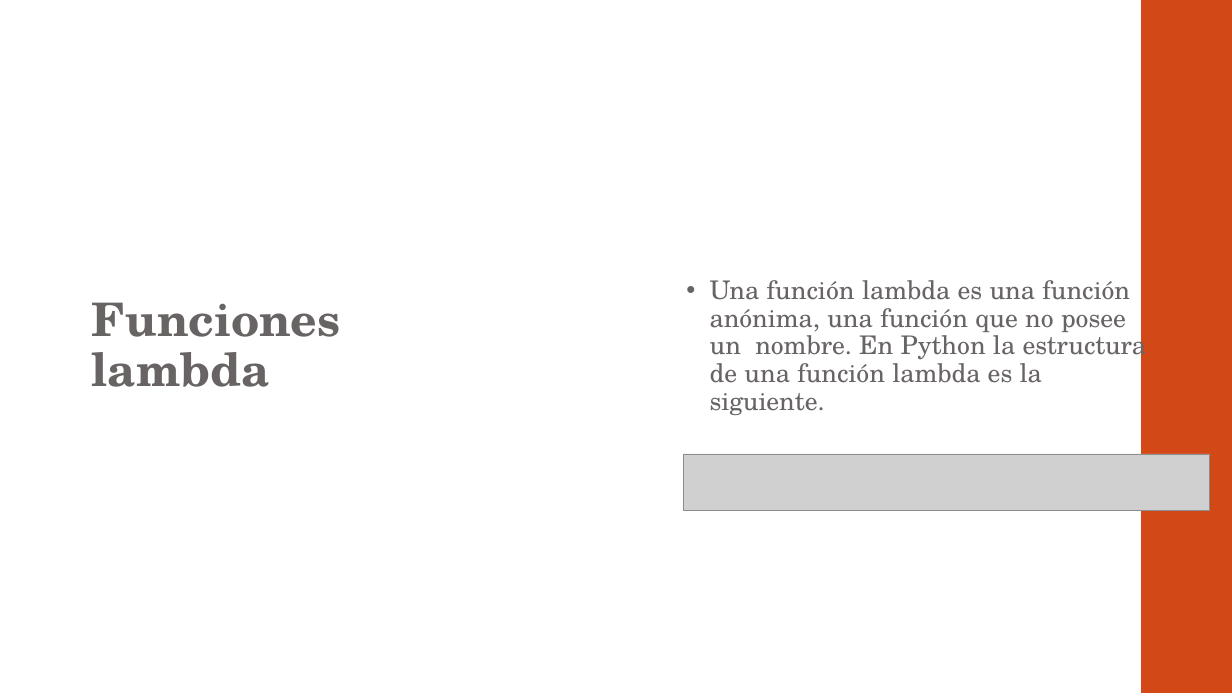
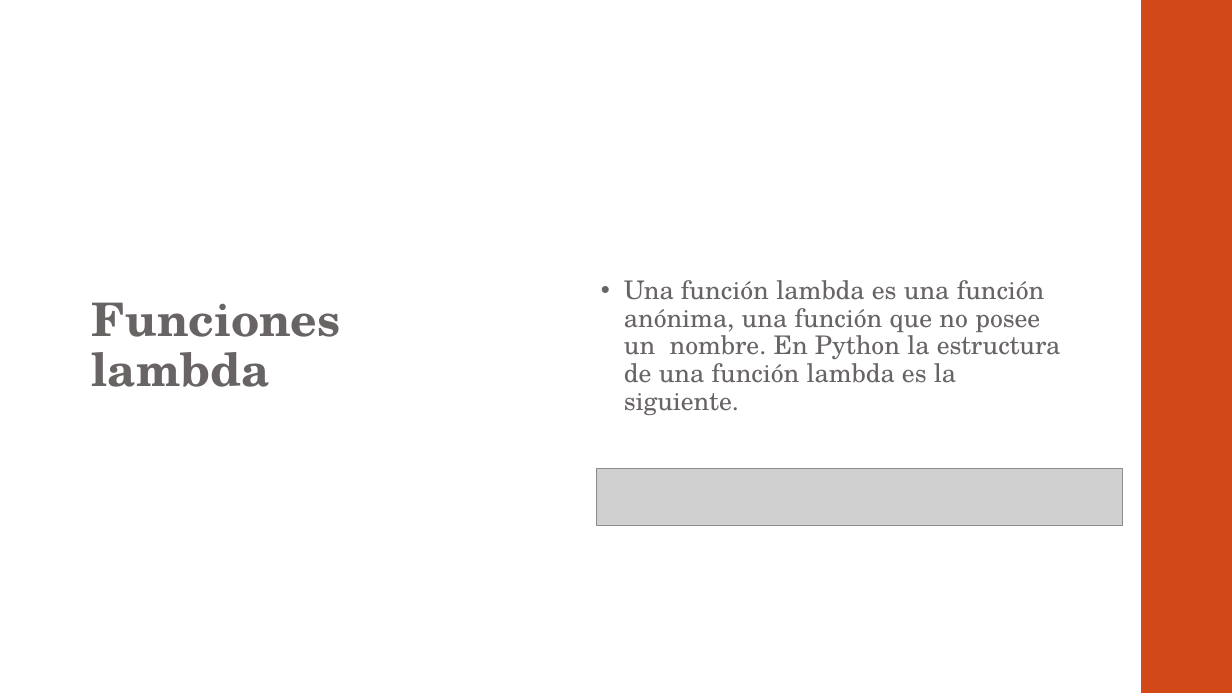
Before and after one commit to otrocarlosmartinez/AF-PYTHON, a slide deck: slide 55 of PRESENTACIÓN.pptx (slide 54 before the commit). Drawn at 1232x693 pixels with LibreOffice and Linux fonts; fonts in the diff are those of the drawing; grey boxes stand for pictures. Boxes give left, top, right and bottom in pixels: in the first picture for what was removed or moved away, otherwise in the second. Text is boxed around its words. In the diff, an @@ line names an element or a change of style, - is before the commit and + after.

```diff
--- a/PRESENTACIÓN.pptx
+++ b/PRESENTACIÓN.pptx
@@ text "Una función lambda es una ...": place and size @@
-text "Una función lambda es una ..." at bbox=[710, 280, 1147, 415]
+text "Una función lambda es una ..." at bbox=[624, 280, 1061, 415]
@@ picture: place and size @@
-picture at bbox=[684, 454, 1210, 510]
+picture at bbox=[597, 469, 1123, 525]
```
Also in this commit, not shown: 22 other slides changed, 4 slides added, 1 slide removed, 3 other files.
